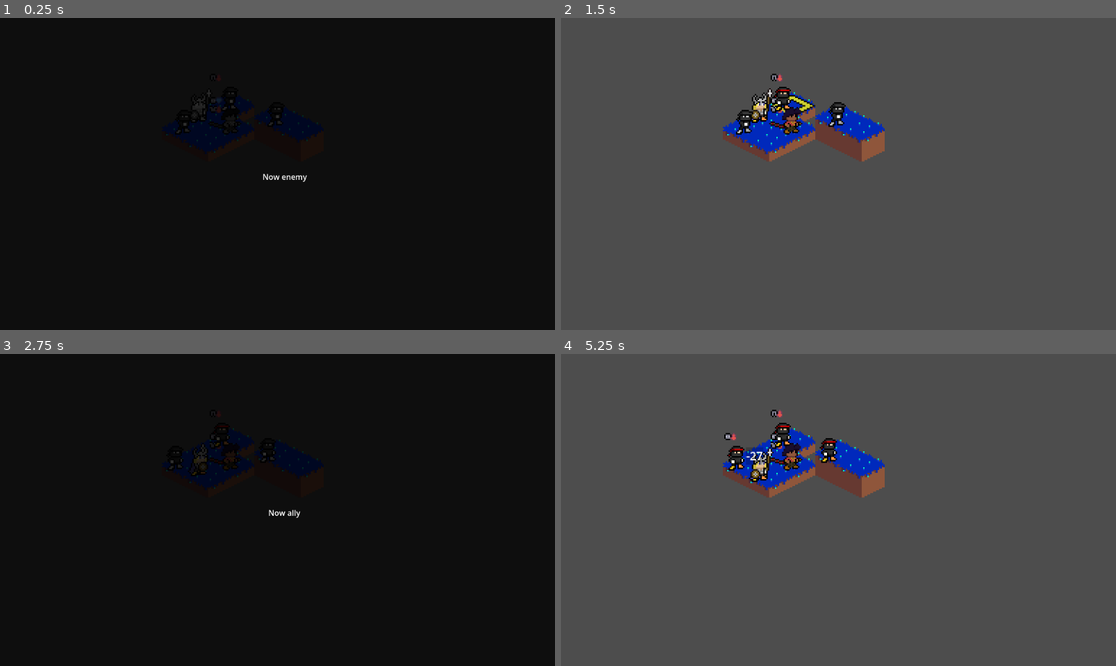
Above: before the commit, frames 1-4 (two rows, left to right).
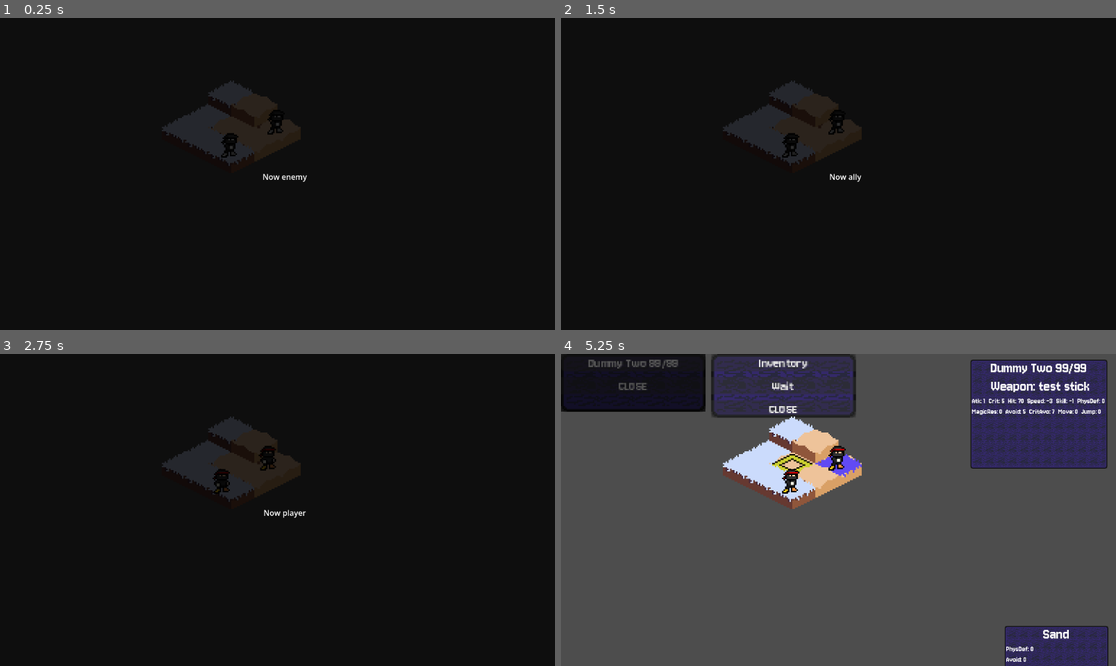
Above: after the commit, the same moments.

Repository: Puffe14/godot-breaker-srpg
Game: Godot game, scene res://nodes/main_gui.tscn
The game is run twice, just before and just after one commit, with the same random seed, the same clock (stepped at 60 frames per second) and the same inputs.
Inputs (mouse positions are in pixels of both pictures, inside the frame that each line leads up to):
- Up to frame 1 (0.25 s): no input
- Up to frame 2 (1.5 s): tap Enter at 0.5 s; move the mouse to (794, 105) at 0.52 s; tap Tab (deselect) at 0.6 s; click (794, 105) at 0.67 s; click (794, 105) at 1.35 s
- Up to frame 3 (2.75 s): tap Space at 2 s; move the mouse to (233, 463) at 2.02 s; tap Tab (deselect) at 2.1 s; click (233, 463) at 2.17 s
- Up to frame 4 (5.25 s): move the mouse to (794, 441) at 2.77 s; click (794, 441) at 2.85 s; tap Enter at 3.5 s; tap Tab (deselect) at 3.6 s; click (794, 441) at 3.67 s; move the mouse to (794, 463) at 4.27 s; click (794, 463) at 4.35 s; click (633, 363) at 5 s, where only the run after the commit has a clickable "Dummy Two 99/99"

The runs differ from the first frame. In frame 1, 2.9% of the frame differs, in the area x 29-58%, y 18-48%; in frame 2, 100%, in the area x 0-100%, y 0-100%; in frame 3, 3.0%; in frame 4, 26%.

Commit message:
Added reading grid to FileLoader

Diff:
--- a/file_loader.gd
+++ b/file_loader.gd
@@ -1,6 +1,9 @@
 class_name FileLoader extends Node
 
-var tile_dict: Dictionary = {}
+var tile_dict: Dictionary = {
+	"gray_field":preload("res://resources/data/tiles/gray_field.tres"),
+	"sand_field":preload("res://resources/data/tiles/sand_field.tres")
+	}
 
 # Called when the node enters the scene tree for the first time.
 func _ready() -> void:
@@ -17,8 +20,18 @@
 	return tile
 
 func reread_map(map: FieldMap):
-	#map.grid = []
-	var map_json = load("res://resources/data/maps/test_map.json")
-	for t in map_json["grid"]["tiles"]:
+	map.grid = Grid.new()
+	var map_json = load("res://resources/data/maps/test_map.json").data
+	# boundaries
+	map.grid.row = map_json["grid"]["row"]
+	map.grid.column = map_json["grid"]["column"]
+	# create the tiles
+	var index: int = 0
+	for tile_name in map_json["grid"]["tiles"]:
 		# TODO
-		pass
+		var new_tile: Tile = tile_dict[tile_name].copy()
+		var heights = map_json["grid"]["elevation"]
+		@warning_ignore("integer_division")
+		new_tile.position = Vector3i(index%map.grid.row, index/map.grid.column, heights[index])
+		map.grid.tiles.append(new_tile)
+		index+=1
--- a/resources/data/maps/test_map.json
+++ b/resources/data/maps/test_map.json
@@ -23,11 +23,12 @@
 	  }
 	},
 	"grid": {
-	  "tiles": ["gray_field","gray_field",
-				"sand_field","sand_field"],
-	  "row": 2,
-	  "column": 2,
-	  "elevation": [0,1,0,1]
+	  "tiles": ["gray_field","gray_field","gray_field",
+				"gray_field","sand_field","sand_field",
+				"gray_field","sand_field","sand_field"],
+	  "row": 3,
+	  "column": 3,
+	  "elevation": [0,0,1,0,0,1,0,0,0]
 	},
 	"clear": {
 	  "title": "kill",
--- /dev/null
+++ b/resources/data/tiles/gray_field.tres
@@ -0,0 +1,15 @@
+[gd_resource type="Resource" script_class="Tile" format=3 uid="uid://bcr8jyvjkbei5"]
+
+[ext_resource type="Script" uid="uid://mnt78qxjtldn" path="res://scripts/components/tiles/occupiable.gd" id="1_nrsvh"]
+[ext_resource type="Script" uid="uid://ct50js1epx5n4" path="res://scripts/components/tiles/tile.gd" id="2_47qxh"]
+
+[sub_resource type="Resource" id="Resource_a5x8l"]
+script = ExtResource("1_nrsvh")
+metadata/_custom_type_script = "uid://mnt78qxjtldn"
+
+[resource]
+script = ExtResource("2_47qxh")
+tile_name = "Ground"
+photo_name = "field_gray"
+occupiable = SubResource("Resource_a5x8l")
+metadata/_custom_type_script = "uid://ct50js1epx5n4"
--- /dev/null
+++ b/resources/data/tiles/sand_field.tres
@@ -0,0 +1,15 @@
+[gd_resource type="Resource" script_class="Tile" format=3 uid="uid://criqn2sfj6jt6"]
+
+[ext_resource type="Script" uid="uid://ct50js1epx5n4" path="res://scripts/components/tiles/tile.gd" id="1_4kv4r"]
+[ext_resource type="Script" uid="uid://mnt78qxjtldn" path="res://scripts/components/tiles/occupiable.gd" id="1_dm58y"]
+
+[sub_resource type="Resource" id="Resource_a5x8l"]
+script = ExtResource("1_dm58y")
+metadata/_custom_type_script = "uid://mnt78qxjtldn"
+
+[resource]
+script = ExtResource("1_4kv4r")
+tile_name = "Sand"
+photo_name = "field_sand"
+occupiable = SubResource("Resource_a5x8l")
+metadata/_custom_type_script = "uid://ct50js1epx5n4"
--- a/scripts/components/maps/field_map.gd
+++ b/scripts/components/maps/field_map.gd
@@ -140,7 +140,7 @@
 	return u==t.occupiable.occupant
 
 ## Method for determining the tiles accessible based on movement, current tile and class types.
-## Used by movementRangeTiles to determine where a unit can move.*/
+## Used by movementRangeTiles to determine where a unit can move.
 func moveCheck(moveLeft: float, tile: Tile, types: Array, team: Units.Team, elevation: int, jump: int) -> Array[Tile]:
 	if moveLeft < 0:
 		return []
--- a/scripts/components/tiles/tile.gd
+++ b/scripts/components/tiles/tile.gd
@@ -10,6 +10,9 @@
 
 signal show_move(show: bool)
 
+func copy() -> Tile:
+	var new_copy = self.duplicate()
+	return new_copy
 
 ## give new Vector3i position
 func setPos(x: int, y: int, z: int) -> void:
--- a/scripts/ui/main_gui.gd
+++ b/scripts/ui/main_gui.gd
@@ -17,6 +17,7 @@
 func _ready() -> void:
 	map.move.connect(move)
 	game.currentMap = map.field_map
+	file_loader.reread_map(map.field_map)
 	game.update.connect(on_game_update)
 	map.draw_tiles(map.direction)
 	draw_and_set_tiles()
@@ -24,6 +25,7 @@
 var continue_process = true
 
 func _process(_delta):
+	map.set_tiles_in_nodes()
 	if not continue_process: return
 	if Input.is_action_just_pressed("deselect"):
 		game.deSelect()
@@ -36,13 +38,13 @@
 	if !game.selected.is_connected(on_selected):
 		game.selected.connect(on_selected)
 	# set the nodes and tiles
-	map.set_tiles_in_nodes()
 	connect_tile_nodes()
 	show_movement_range()
 	make_unit_nodes()
 	if game.queue.is_empty():
 		#print("turn of ",game.turn_of_dict[game.turnOf], " (",game.turnOf,")")
 		game.handle_turn()
+		map.set_tiles_in_nodes()
 		return
 	var current_action: Action = game.queue.pop_front()
 	if current_action:
@@ -57,6 +59,7 @@
 			free_children(menu_node)
 		await get_tree().create_timer(current_action.actLength).timeout
 		continue_process = true
+	map.set_tiles_in_nodes()
 
 ### UNIT NODE HANDLING ###
 
--- a/scripts/ui/map_node.gd
+++ b/scripts/ui/map_node.gd
@@ -29,6 +29,7 @@
 	var joku = get_tree().get_nodes_in_group("tile")
 	for jokin in joku:
 		var tile_node: TileNode = jokin
+		tile_node._ready()
 		var pos_z = tile_node.z_index
 		var pos = layers()[pos_z].local_to_map(tile_node.position)
 		# rotate pos back to 0 rotation
@@ -37,7 +38,6 @@
 		tile_node.tile = tile
 		if !tile.show_move.is_connected(tile_node.show_move_sprite):
 			tile.show_move.connect(tile_node.show_move_sprite)
-		tile_node._ready()
 	#joku.sort_custom(sort_tiles_pos_x_y)
 	#for i: int in range(0,joku.size()):
 		#var tile_node: TileNode = joku[i]
--- a/scripts/ui/tile_node.gd
+++ b/scripts/ui/tile_node.gd
@@ -1,6 +1,6 @@
 class_name TileNode extends Node2D
 
-@export var tile = null
+@export var tile: Tile = null
 @export var texture = "field_bluegrass"
 @export var shader: Shader = preload("res://resources/shaders/gray.gdshader")
 var unit_node = preload("res://nodes/unit_node.tscn")
@@ -10,6 +10,8 @@
 
 # Called when the node enters the scene tree for the first time.
 func _ready() -> void:
+	if tile:
+		texture = tile.photo_name
 	$Sprite2D.texture = load("res://resources/images/tiles/"+texture+".png")
 	#if tile and tile.occupiable and tile.occupiable.occupant:
 	#	var new_unit_node = unit_node.instantiate()
